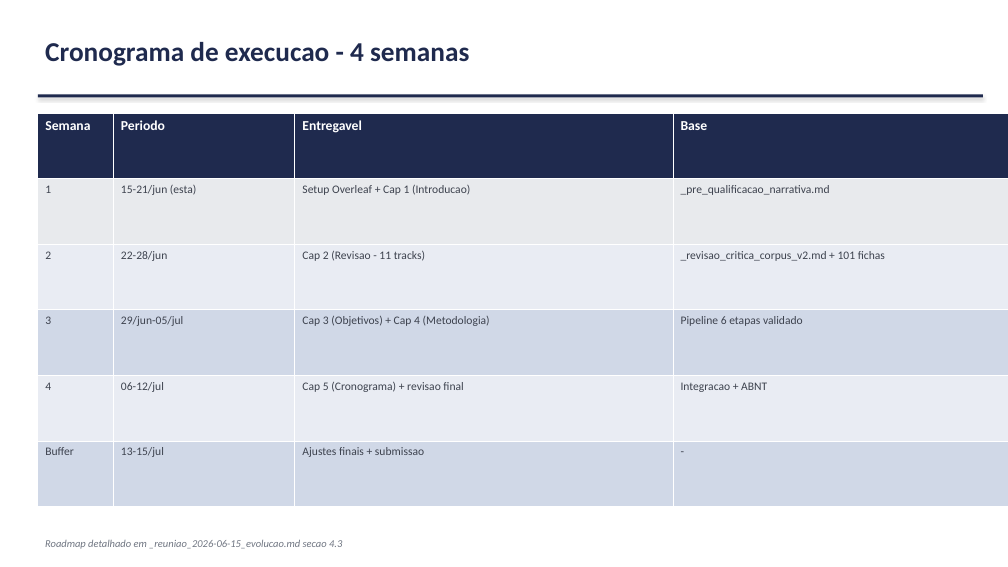
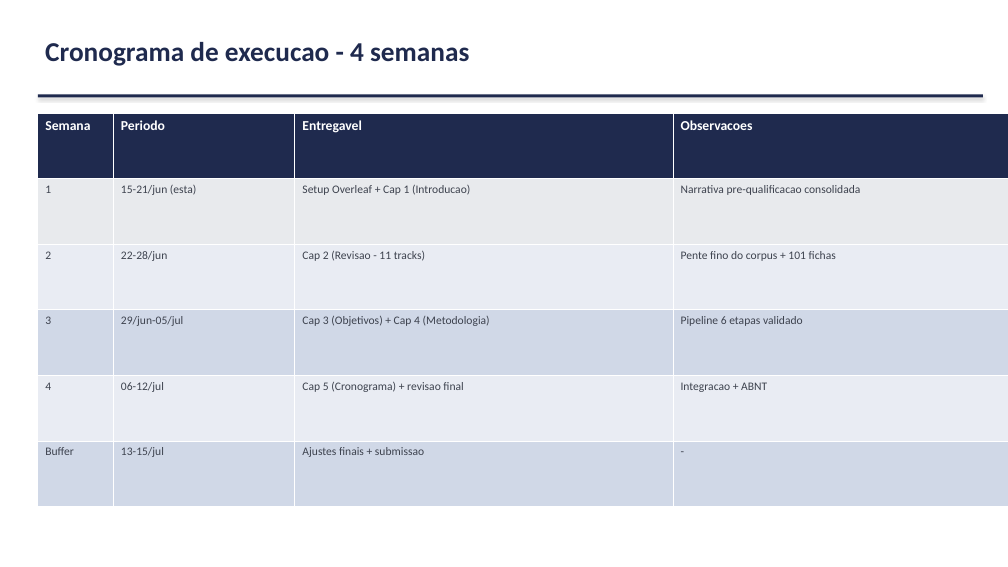
Before and after one commit to marcellozzetti/Facial-Recognition-Models-Mitigating-Bias, a slide deck: slide 21 of docs/ativo/material_reuniao_orientador_2026-06-15.pptx. Drawn at 1008x567 pixels with LibreOffice and Linux fonts; fonts in the diff are those of the drawing. Boxes give left, top, right and bottom in pixels: in the first picture for what was removed or moved away, otherwise in the second. Text is boxed around its words. In the diff, an @@ line names an element or a change of style, - is before the commit and + after.

```diff
--- a/docs/ativo/material_reuniao_orientador_2026-06-15.pptx
+++ b/docs/ativo/material_reuniao_orientador_2026-06-15.pptx
@@ table at <box>38,113,1008,507</box> @@
-row 1, column 4: Base
+row 1, column 4: Observacoes
-row 2, column 4: _pre_qualificacao_narrativa.md
+row 2, column 4: Narrativa pre-qualificacao consolidada
-row 3, column 4: _revisao_critica_corpus_v2.md + 101 fichas
+row 3, column 4: Pente fino do corpus + 101 fichas
@@ text removed at <box>45,540,342,549</box> @@
-Roadmap detalhado em _reuniao_2026-06-15_evolucao.md secao 4.3
```
Also in this commit, not shown: 9 other slides changed, 1 other file.
